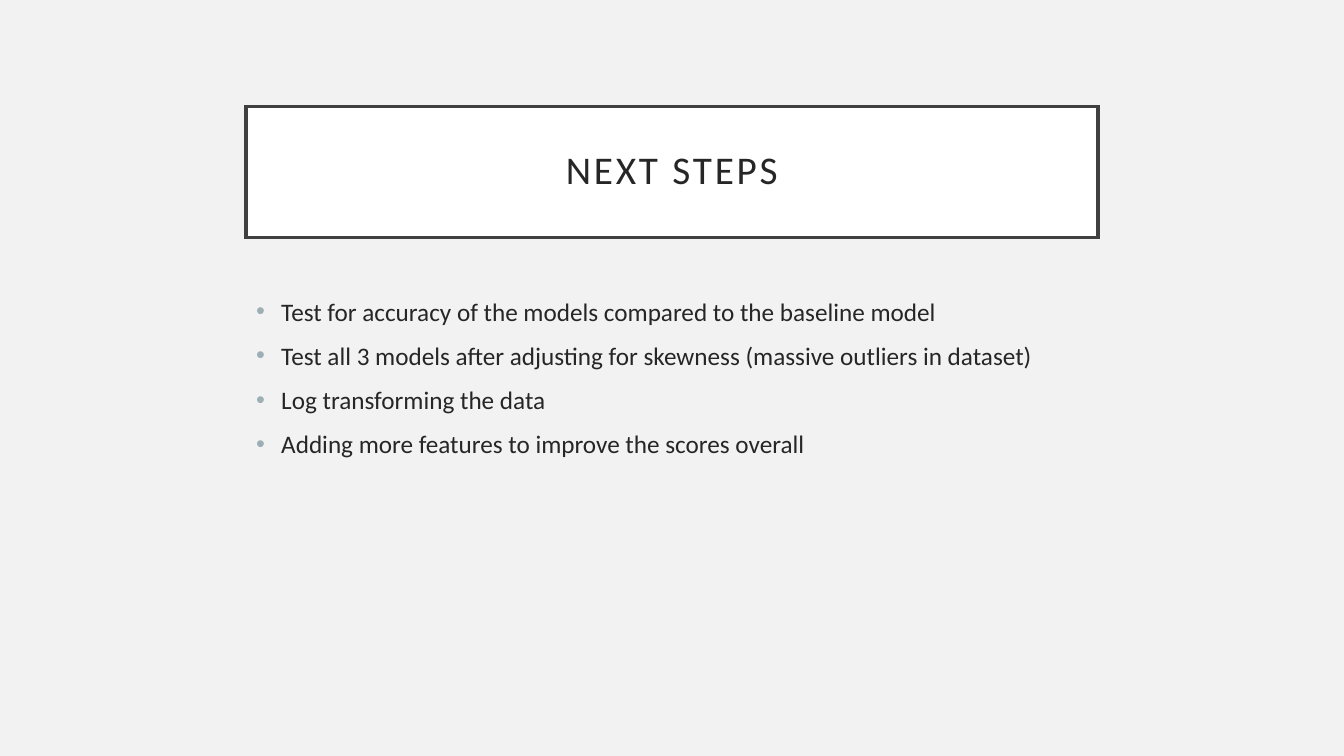
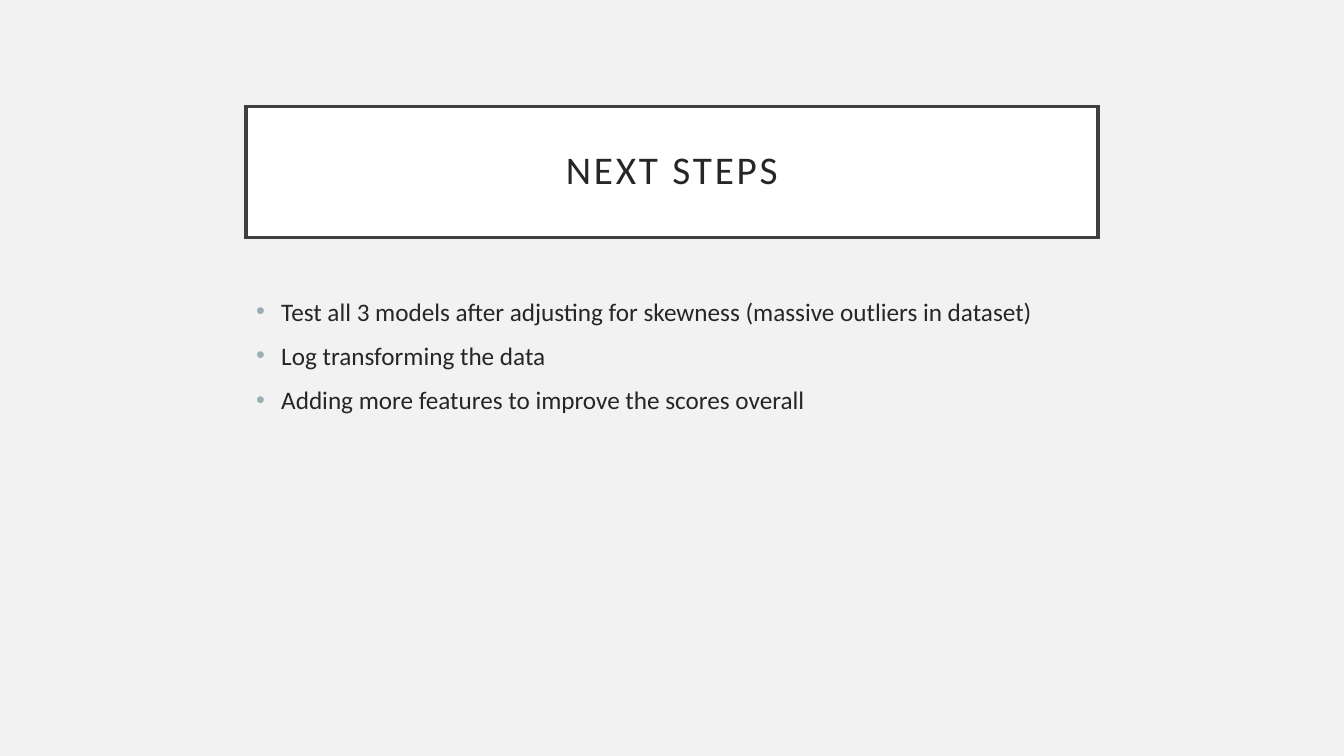
Before and after one commit to uaayub/MarketValuesSoccer, a slide deck: slide 12 of CSC382 Project Presentation.pptx. Drawn at 1344x756 pixels with LibreOffice and Linux fonts; fonts in the diff are those of the drawing. Boxes give left, top, right and bottom in pixels: in the first picture for what was removed or moved away, otherwise in the second. Text is boxed around its words. In the diff, an @@ line names an element or a change of style, - is before the commit and + after.

Commit message:
presentation

```diff
--- a/CSC382 Project Presentation.pptx
+++ b/CSC382 Project Presentation.pptx
@@ text at (281,303,936,325): paragraph removed @@
-• Test for accuracy of the models compared to the baseline model
```
Also in this commit, not shown: 2 other files.
